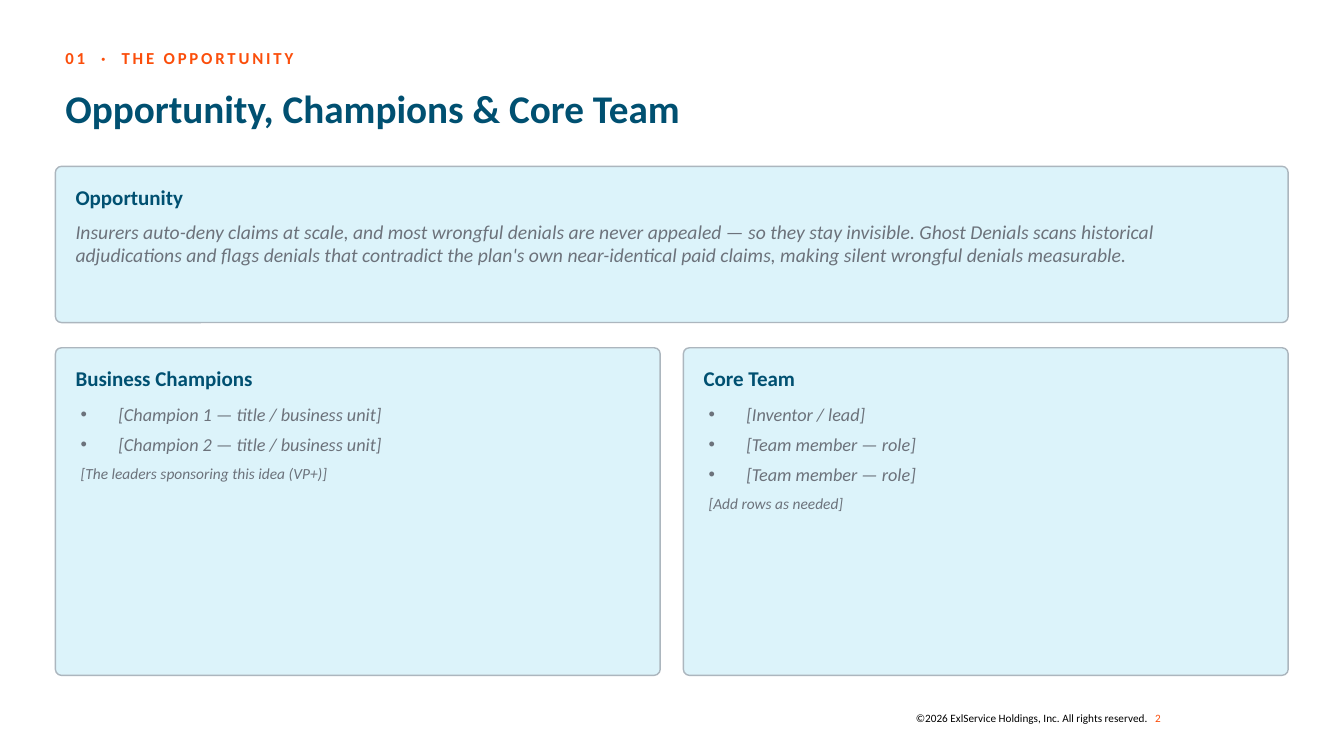
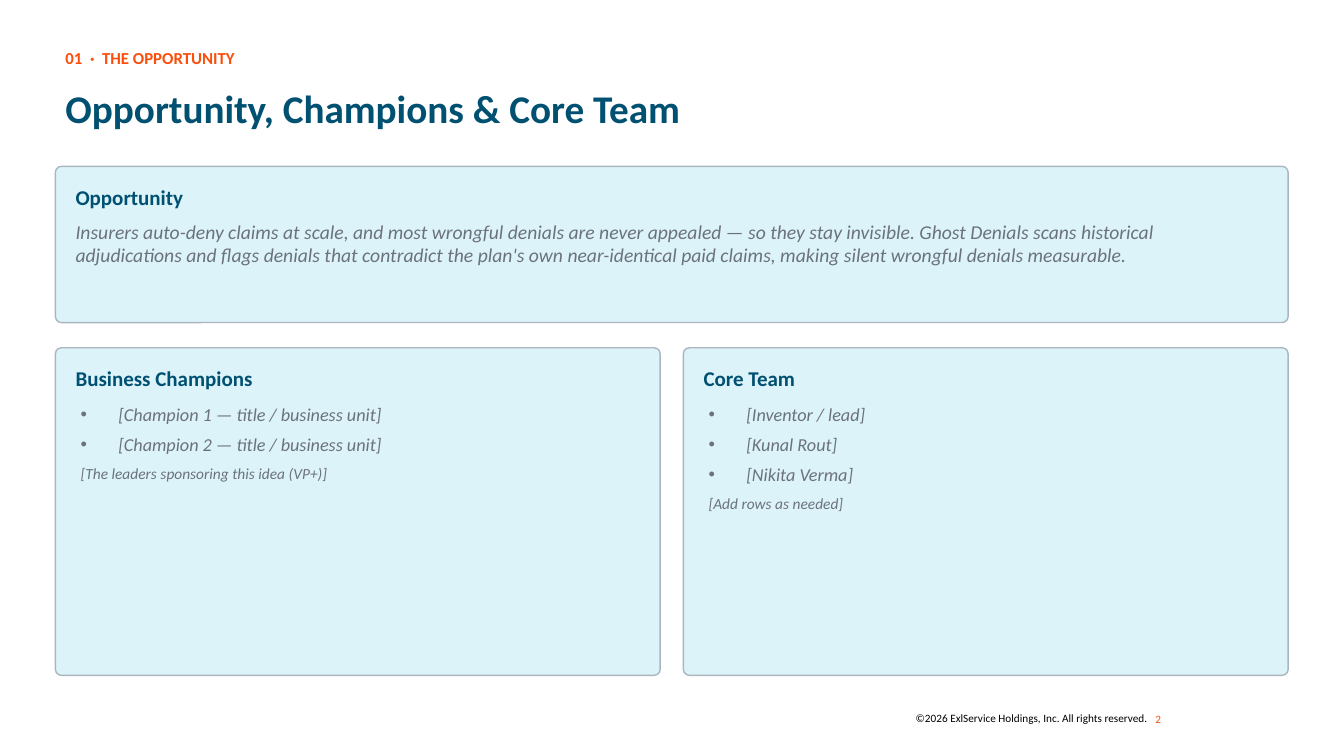
Before and after one commit to Nikki1404/fish_speech_tts, a slide deck: slide 2 of Ghost_Denials.pptx. Drawn at 1344x756 pixels with LibreOffice and Linux fonts; fonts in the diff are those of the drawing; background and template pictures are left out. Boxes give left, top, right and bottom in pixels: in the first picture for what was removed or moved away, otherwise in the second. Text is boxed around its words. In the diff, an @@ line names an element or a change of style, - is before the commit and + after.

```diff
--- a/Ghost_Denials.pptx
+++ b/Ghost_Denials.pptx
@@ text "01 · THE OPPORTUNITY" at (65,53,235,64): letter spacing 2 to 0 pt @@
@@ text at (709,408,865,511): less space between paragraphs @@
@@ text at (746,438,854,484): text changed @@
-• [Team member — role]
-• [Team member — role]
+• [Kunal Rout]
+• [Nikita Verma]
```
Also in this commit, not shown: 5 other slides changed.
